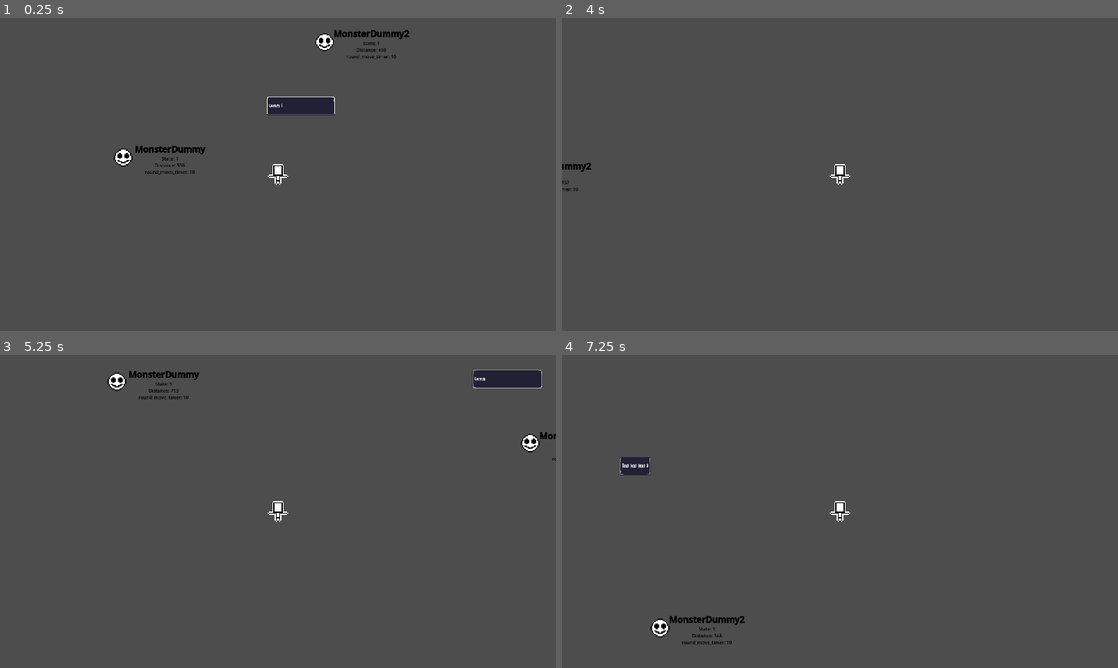
Above: before the commit, frames 1-4 (two rows, left to right).
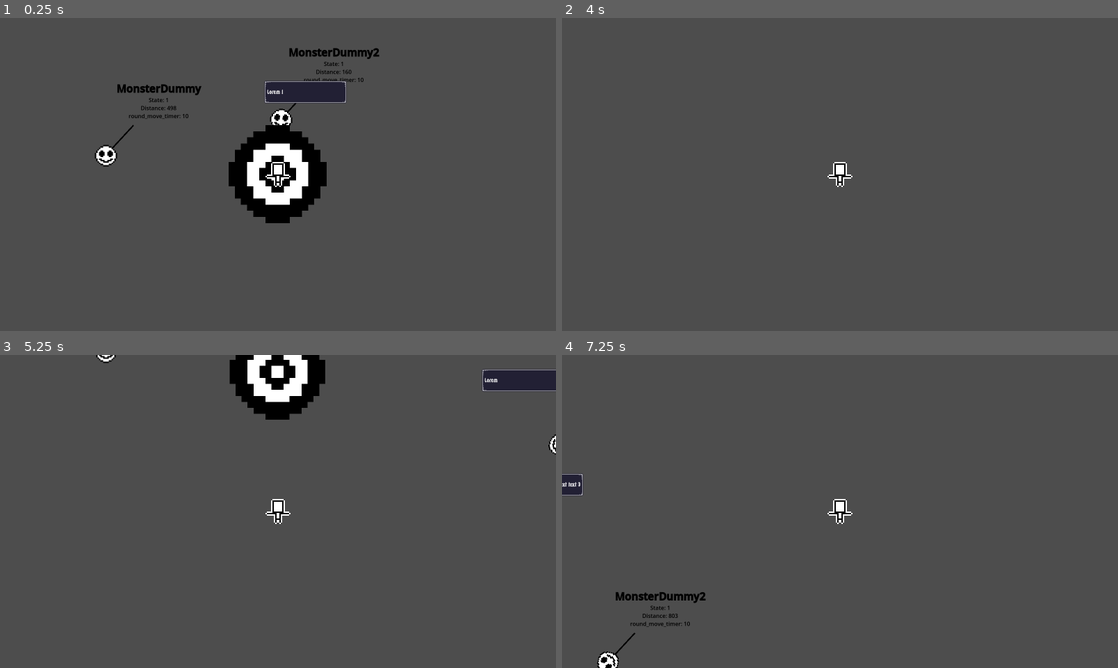
Above: after the commit, the same moments.

Repository: slost/1bj-hero-core
Game: Godot game, scene res://Scenes/Game/map.tscn
The game is run twice, just before and just after one commit, with the same random seed, the same clock (stepped at 60 frames per second) and the same inputs. This scene is started directly instead of the project's main scene.
Inputs:
- Up to frame 1 (0.25 s): no input
- Up to frame 2 (4 s): hold Right (move_right) 0.53-1.28 s; hold Space (advance_dialog) 0.53-1.28 s; hold Down (move_down) 1.28-2.03 s; tap Space (advance_dialog) at 1.35, 2.85 s; tap Enter at 2 s; hold Right (move_right) 2.03-2.78 s; hold Space (advance_dialog) 2.03-2.78 s; tap F1 (debug_restart) at 2.75, 3.5 s; hold Up (move_up) 2.78-3.53 s; hold Left (move_left) from 3.53 s (still down); hold Space (advance_dialog) from 3.53 s (still down)
- Up to frame 3 (5.25 s): release Space (advance_dialog) at 4.28 s; tap Space (advance_dialog) at 4.35 s; release Left (move_left) at 5.03 s; hold Down (move_down) from 5.03 s (still down); hold Space (advance_dialog) from 5.03 s (still down)
- Up to frame 4 (7.25 s): tap F1 (debug_restart) at 5.75, 6.5 s; release Down (move_down) at 5.78 s; release Space (advance_dialog) at 5.78 s; hold Right (move_right) 5.78-6.53 s; tap Space (advance_dialog) at 5.85 s; hold Up (move_up) from 6.53 s (still down); hold Space (advance_dialog) from 6.53 s (still down)

The runs differ from the first frame. In frame 1, 7.1% of the frame differs, in the area x 17-74%, y 3-66%; in frame 2, 0.2%; in frame 3, 4.1%; in frame 4, 1.6%.

Commit message:
Update Item.gd

Diff:
--- a/Scenes/Character/monster.tscn
+++ b/Scenes/Character/monster.tscn
@@ -39,14 +39,18 @@
 debugger = NodePath("Debugger")
 spr = NodePath("Sprite")
 
+[node name="Line2D" type="Line2D" parent="."]
+points = PackedVector2Array(0, 0, 19.7639, -21.3313)
+width = 1.0
+default_color = Color(0, 0, 0, 1)
+
 [node name="CollisionShape2D" type="CollisionShape2D" parent="."]
 shape = SubResource("CircleShape2D_ta6hd")
 
 [node name="Debugger" type="RichTextLabel" parent="."]
-offset_left = -5.0
-offset_top = -12.0
-offset_right = 359.0
-offset_bottom = 204.0
+offset_top = -53.0
+offset_right = 304.0
+offset_bottom = 95.0
 scale = Vector2(0.25, 0.25)
 theme_override_colors/default_color = Color(0, 0, 0, 1)
 theme_override_font_sizes/bold_font_size = 30
--- a/Scenes/Game/game.tscn
+++ b/Scenes/Game/game.tscn
@@ -76,7 +76,7 @@
 [node name="SubViewport" type="SubViewport" parent="SubViewportContainer"]
 handle_input_locally = false
 canvas_item_default_texture_filter = 0
-size = Vector2i(1557, 876)
+size = Vector2i(1237, 696)
 render_target_update_mode = 4
 
 [node name="Map" parent="SubViewportContainer/SubViewport" instance=ExtResource("1_yipeh")]
--- a/Scenes/Game/map.tscn
+++ b/Scenes/Game/map.tscn
@@ -27,6 +27,7 @@
 position = Vector2(845, 186)
 scale = Vector2(4, 4)
 move_behavior = 3
+is_look_at_player = true
 
 [node name="Player" parent="." instance=ExtResource("2_ljpgr")]
 editor_description = "ผู้เล่นไง"
--- a/Scenes/Skills/skill.gd
+++ b/Scenes/Skills/skill.gd
@@ -2,21 +2,18 @@
 
 var timer: float
 
+
 func _init():
-	# scale = Global.scale
+	scale = Global.scale
 	add_collision_exception_with(Global.player)
 
-func _ready():
-	if Global.is_alpha_mode:
-		$Sprite2D.modulate.a = 0.1
 
 func _process(_delta) -> void:
-
-	scale -= scale * ( 60 / Global.tempo ) * 0.1
-
-
+	# scale -= scale * ( 60 / Global.tempo ) * 0.1
+	#if Global.is_alpha_mode:
+	#	$Sprite2D.modulate.a = 0.5
 
 	timer += 1
 
-	if timer >= 60.0 or scale <= Vector2(0, 0):
+	if timer >= ( 6000 / Global.tempo ):
 		queue_free()
--- a/Scenes/Skills/skill.tscn
+++ b/Scenes/Skills/skill.tscn
@@ -1,19 +1,19 @@
 [gd_scene load_steps=6 format=3 uid="uid://bs0q123k0y7c3"]
 
 [ext_resource type="Script" path="res://Scenes/Skills/skill.gd" id="1_88int"]
+[ext_resource type="Shader" path="res://Shaders/bush_effect.gdshader" id="2_gaw8b"]
 [ext_resource type="Texture2D" uid="uid://dte7rla2oikpo" path="res://Assets/Sprites/Skills/skill_kick.png" id="2_o8l54"]
-[ext_resource type="Shader" path="res://Shaders/outline.gdshader" id="2_q70dl"]
 
 [sub_resource type="CircleShape2D" id="CircleShape2D_2qbqd"]
 radius = 8.0
 
 [sub_resource type="ShaderMaterial" id="ShaderMaterial_tglxy"]
-shader = ExtResource("2_q70dl")
-shader_parameter/color = Color(1, 1, 1, 1)
-shader_parameter/width = 1.0
-shader_parameter/pattern = 0
-shader_parameter/inside = false
-shader_parameter/add_margins = true
+shader = ExtResource("2_gaw8b")
+shader_parameter/amplitude = 1.0
+shader_parameter/frequency = 10.0
+shader_parameter/speed = 10.0
+shader_parameter/enable_sway_x = true
+shader_parameter/sway_x_amplitude = 1.0
 
 [node name="Skill" type="StaticBody2D"]
 script = ExtResource("1_88int")
--- a/Scripts/Item.gd
+++ b/Scripts/Item.gd
@@ -9,8 +9,8 @@
 func _process(_delta) -> void:
 	if Global.bars >= bars:
 		spawn_skill("kick", {skill_scale = 4})
-		#if Global.bars % 2 == 0:
-			#release_skill("snare")
+		if Global.bars % 2 == 0:
+			spawn_skill_pattern("kick", "around caster", {spawn_dist = 1})
 		bars += 1
 
 
@@ -20,15 +20,31 @@
 	# if _params != null:
 	var spawn_loc = _params.get("spawn_loc", "mid")
 	var spawn_dist = _params.get("spawn_dist", 0)
-	var skill_scale = _params.get("skill_scale", 8)
-	skill.global_position = player.global_position \
-		+ get_spawn_location(spawn_loc, spawn_dist) * player.scale
-	skill.scale = player.scale * (skill_scale * Global.scale)
+	var skill_scale = _params.get("skill_scale", 1)
+	var skill_dir
+	var spawn_position = player.global_position + \
+		( get_spawn_location(spawn_loc)  * (spawn_dist + 1) )
+	skill.scale = (skill_scale * Global.scale)
+	skill.global_position = spawn_position
 	$"..".add_child(skill)
 
 
+func spawn_skill_pattern(_skill: String, _pattern: String, _params = null) -> void:
+	var spawn_dist = _params.get("spawn_dist", 0)
+	match _pattern:
+		"around caster":
+			spawn_skill(_skill, {spawn_loc = "n", spawn_dist = spawn_dist})
+			spawn_skill(_skill, {spawn_loc = "nw"})
+			spawn_skill(_skill, {spawn_loc = "e"})
+			spawn_skill(_skill, {spawn_loc = "w"})
+			spawn_skill(_skill, {spawn_loc = "s"})
+			spawn_skill(_skill, {spawn_loc = "ne"})
+			spawn_skill(_skill, {spawn_loc = "sw"})
+			spawn_skill(_skill, {spawn_loc = "se"})
+
+
 # รีเทิร์นตำแหน่ง arg0 = ตำแหน่ง, arg1 = ระยะห่างจากตำแหน่งนั้น
-func get_spawn_location(_location: String, _distance: int) -> Vector2:
+func get_spawn_location(_location: String) -> Vector2:
 	var loc_vec: Vector2
 	match _location:
 		"nw":
@@ -49,4 +65,4 @@
 			loc_vec = Vector2.DOWN
 		"se":
 			loc_vec = Vector2.ONE
-	return loc_vec * Global.tile_size * player.scale * (_distance + 1)
+	return loc_vec * Global.tile_size * player.scale
--- a/project.godot
+++ b/project.godot
@@ -22,8 +22,8 @@
 
 [display]
 
-window/size/viewport_width=1920
-window/size/viewport_height=1080
+window/size/viewport_width=1600
+window/size/viewport_height=900
 window/stretch/mode="viewport"
 window/stretch/aspect="expand"
 
